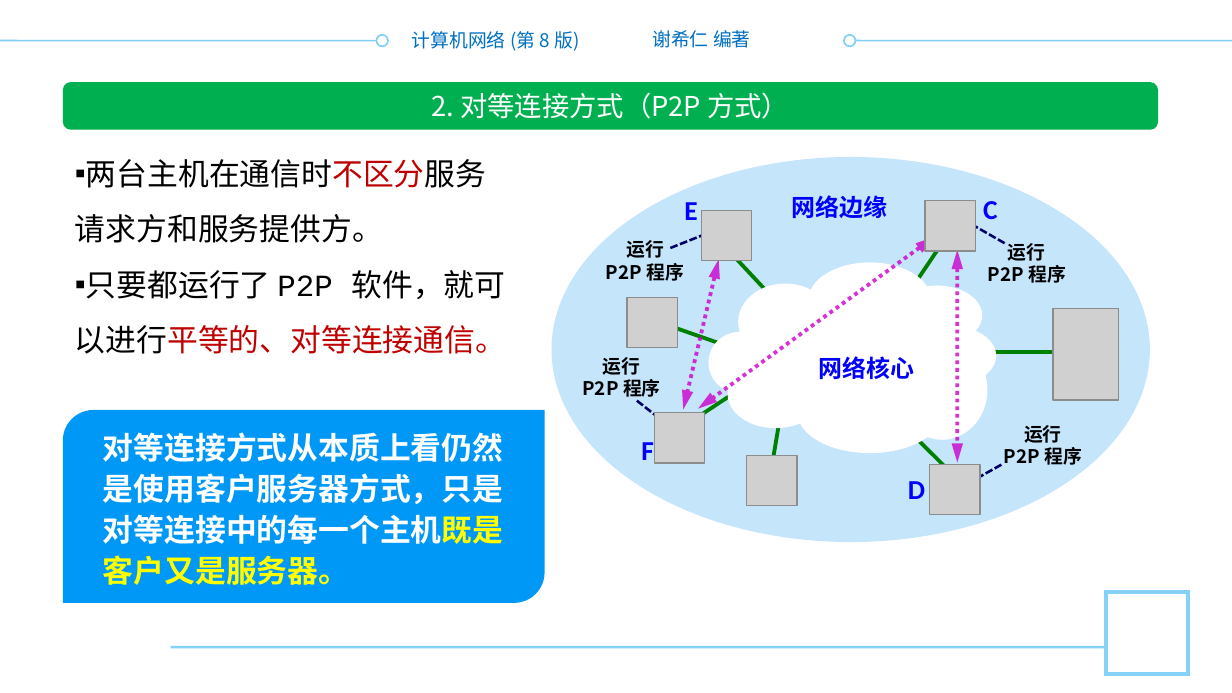
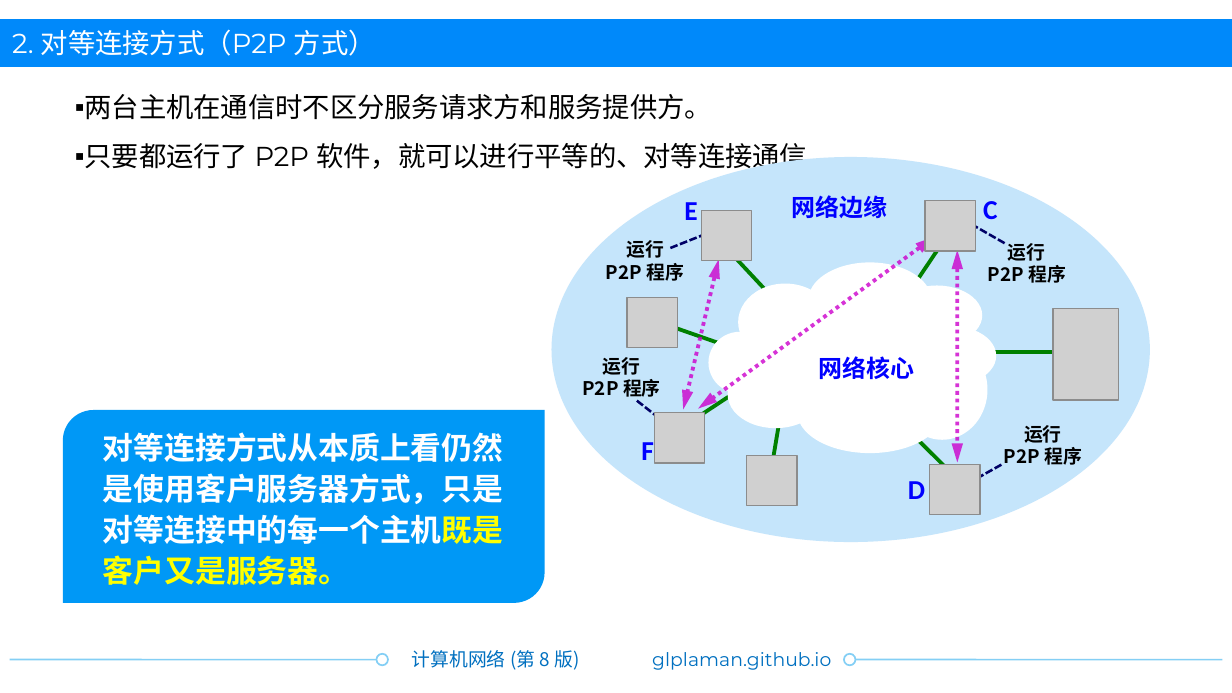
Before and after one commit to glplaman/glplaman.github.io, a slide deck: slide 39 of network/ppt/chap1.pptx (slide 38 before the commit). Drawn at 1232x693 pixels with LibreOffice and Linux fonts; fonts in the diff are those of the drawing; grey boxes stand for pictures; background and template pictures are left out. Boxes give left, top, right and bottom in pixels: in the first picture for what was removed or moved away, otherwise in the second. Text is boxed around its words. In the diff, an @@ line names an element or a change of style, - is before the commit and + after.

```diff
--- a/network/ppt/chap1.pptx
+++ b/network/ppt/chap1.pptx
@@ text "2. 对等连接方式（P2P 方式）": place and size @@
-text "2. 对等连接方式（P2P 方式）" at [432, 92, 789, 119]
+text "2. 对等连接方式（P2P 方式）" at [12, 29, 376, 56]
@@ text "2. 对等连接方式（P2P 方式）" at [12, 29, 376, 56]: font Noto Sans CJK SC to Montserrat; alignment centre to left @@
@@ rectangle added at [0, 20, 1232, 68], fill #0089FA @@
@@ rectangle removed at [584, 17, 648, 80] @@
@@ text removed at [652, 30, 751, 48] @@
-谢希仁 编著
@@ text "两台主机在通信时不区分服务请求方和服务提供方。": place and size @@
-text "两台主机在通信时不区分服务请求方和服务提供方。" at [75, 159, 506, 354]
+text "两台主机在通信时不区分服务请求方和服务提供方。" at [85, 94, 834, 174]
@@ text "两台主机在通信时不区分服务请求方和服务提供方。" at [85, 94, 834, 174]: size 18 to 16 pt, font Courier New to Montserrat; text colour #C00000 to #000000 in "两台主机在通信时不区分服务请求方和服务提供方。", "软件，就可以进行平等的、对等连接通信。" @@
@@ rounded rectangle removed at [63, 83, 1158, 131] @@
@@ rectangle removed at [1106, 593, 1189, 675] @@
@@ line moved from (0, 41) - (388, 41) to (10, 659) - (388, 659) @@
@@ line removed from (171, 647) to (1106, 647) @@
@@ text added at [652, 652, 831, 670], 11 pt, text #0070C0 @@
+glplaman.github.io
@@ 2 ellipses, 1 text: place and size @@
-2 ellipses, 1 text at [377, 31, 855, 51]
+2 ellipses, 1 text at [377, 650, 855, 670]
@@ line moved from (844, 41) - (1232, 41) to (844, 659) - (1222, 659) @@
```
Also in this commit, not shown: 148 other slides changed, 1 slide added, 11 other files.
